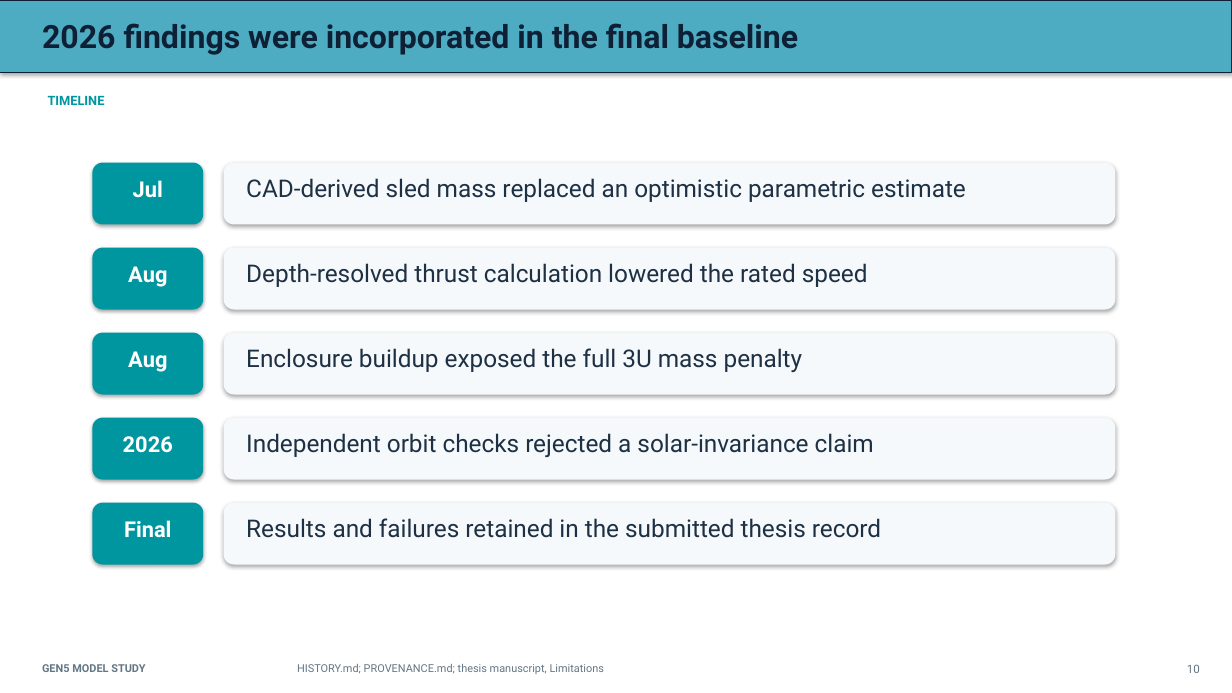
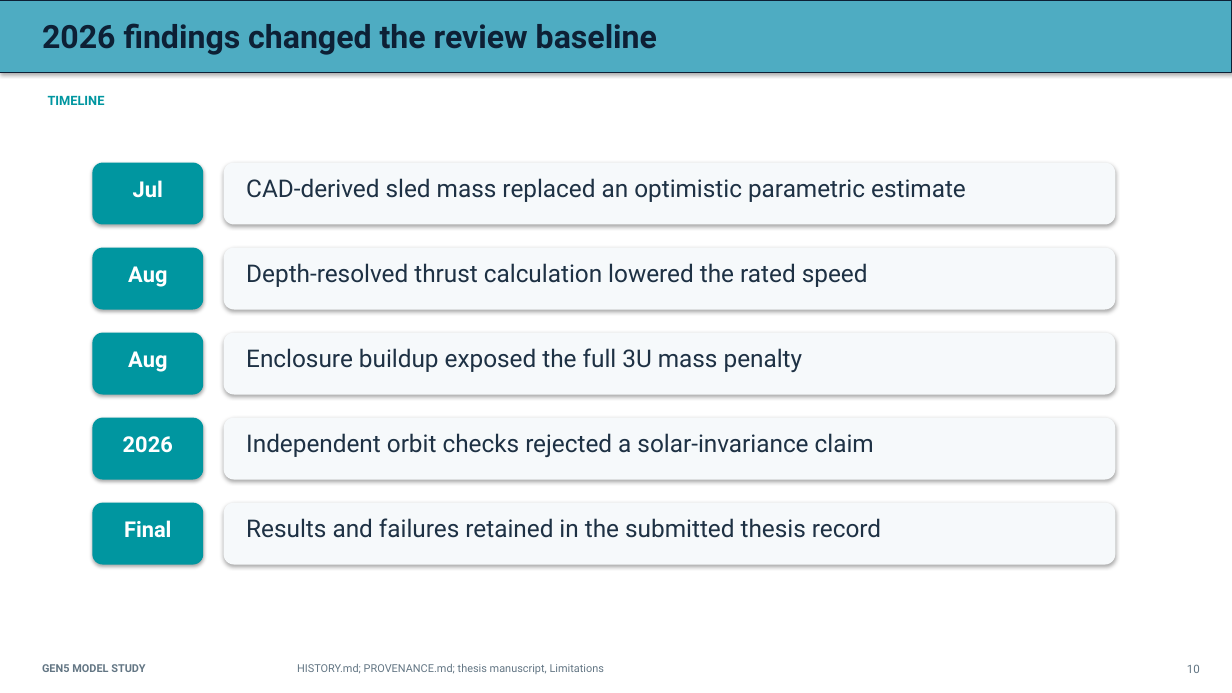
Before and after one commit to aaaaaaaaaaaavm/VOLLEY-thesis, a slide deck: slide 10 of university/final_review_2026_10_10/VOLLEY_Final_Review_2026-10-10.pptx. Drawn at 1232x693 pixels with LibreOffice and Linux fonts; fonts in the diff are those of the drawing. Boxes give left, top, right and bottom in pixels: in the first picture for what was removed or moved away, otherwise in the second. Text is boxed around its words. In the diff, an @@ line names an element or a change of style, - is before the commit and + after.

Commit message:
Prepare honest Gen5 final-review presentation and offline pack

```diff
--- a/university/final_review_2026_10_10/VOLLEY_Final_Review_2026-10-10.pptx
+++ b/university/final_review_2026_10_10/VOLLEY_Final_Review_2026-10-10.pptx
@@ text at [42,23,657,55]: text changed @@
-2026 findings were incorporated in the final baseline
+2026 findings changed the review baseline
```
Also in this commit, not shown: 9 other slides changed, 15 other files.
